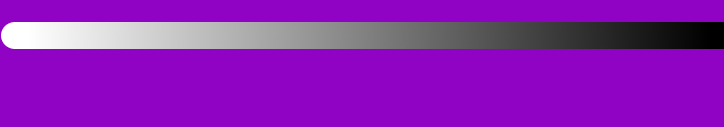
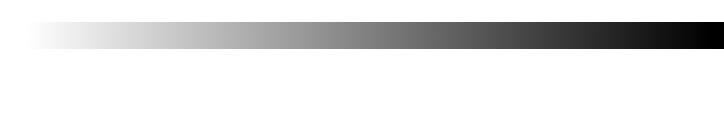
Revision of a layered 724×127 image; what changed, layer by layer:
hid "Layer #1" over (0, 0, 724, 127)
added layer "Layer #3" (50%) above "Layer copy" over (16, 49, 724, 86)
hid "Layer copy" over (2, 29, 700, 102)
hid "Layer" over (45, 49, 724, 106)
